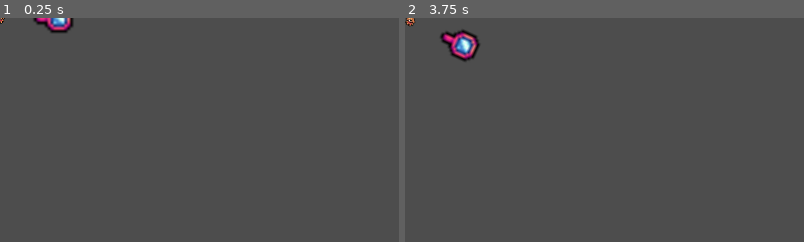
Above: before the commit, frames 1-2 (left to right).
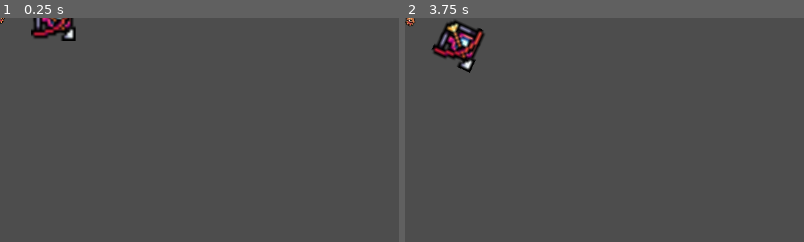
Above: after the commit, the same moments.

Repository: ramla/MultiDoggof
Game: Godot game, scene res://admiral.tscn
The game is run twice, just before and just after one commit, with the same random seed, the same clock (stepped at 60 frames per second) and the same inputs. This scene is started directly instead of the project's main scene.
Inputs (mouse positions are % of the whole screen's width and height, from its top left):
- Up to frame 1 (0.25 s): no input
- Up to frame 2 (3.75 s): tap Enter at 0.5, 2, 3.5 s; move the mouse to (72, 45) at 0.52 s; hold W (up) 0.53-1.28 s; hold R (recon_action) 0.53-1.28 s; click (72, 45) at 0.6 s; tap Space at 1.25, 2.75 s; move the mouse to (30, 55) at 1.27 s; hold S (down) 1.28-2.03 s; tap R (recon_action) at 1.35, 3.05 s; tap E (attack_action, bound only after the commit) at 1.55 s; move the mouse to (60, 28) at 2.02 s; hold E (attack_action, bound only after the commit) 2.03-2.78 s; hold W (up) 2.03-3.53 s; click (60, 28) at 2.3 s; move the mouse to (45, 70) at 2.77 s; click (45, 70) at 2.85 s; move the mouse to (80, 65) at 3.52 s; hold S (down) from 3.53 s (still down); hold Right mouse button (move_click) from 3.53 s (still down)
The pictures show only the part of the screen within x 0-50%, y 0-50%; the shares and areas given below are measured in that part.

The runs differ from the first frame. In frame 1, 0.7% of the frame differs, in the area x 7-20%, y 0-11%; in frame 2, 1.4%, in the area x 6-21%, y 0-25%.
Error before the commit: Invalid access to property or key 'admirals' on a base object of type 'null instance'. (res://admiral.gd:32)
Error after the commit: Invalid access to property or key 'admirals' on a base object of type 'null instance'. (res://admiral.gd:33)

Commit message:
basic attack & other changes

Diff:
--- a/admiral.gd
+++ b/admiral.gd
@@ -9,6 +9,7 @@
 const MAX_ACCEL = 100
 const MAX_DECEL = 50
 const MAX_RATE = PI/10
+var health = 3
 
 var speed = 10
 var speed_input = 0
@@ -30,9 +31,11 @@
 var fog_of_war_timers: Dictionary = {}
 
 @onready var admirals = get_parent().get_parent().admirals
-@onready var recon_area = $Recon/Area
+@onready var recon_area = $ReconMission/Area
 var view_distance: Area2D
 var recon: Area2D
+@onready var attack_area = $AttackMission/Area
+var attack: Area2D
 
 func _ready():
 	is_destroyed = false
@@ -40,6 +43,9 @@
 
 func _physics_process(delta):
 	do_moves(delta)
+	if is_player:
+		recon_action()
+		attack_action()
 
 func do_moves(delta):
 	if Input.is_action_pressed("move_click"):
@@ -52,8 +58,6 @@
 		velocity = target_position * speed
 		move_and_slide()
 		look_at(click_position)
-
-	recon_action()
 
 func recon_action():
 	if Input.is_action_pressed("recon_action"):
@@ -68,6 +72,17 @@
 		recon.visible = false
 		recon_area.disabled = true
 
+func attack_action():
+	if Input.is_action_pressed("attack_action"):
+		attack.visible = true
+		attack_area.disabled = true
+		attack.look_at(get_global_mouse_position())
+		if Input.is_action_just_pressed("action_click"):
+			attack_area.disabled = false
+	else:
+		attack.visible = false
+		attack_area.disabled = true
+
 func get_input():
 	speed_input = Input.get_axis("down", "up")
 	return speed_input
@@ -92,10 +107,14 @@
 	entity_playername = in_playername
 	set_multiplayer_authority(entity_id)
 	view_distance = $ViewDistance
-	recon = $Recon
+	recon = $ReconMission
+	attack = $AttackMission
+	recon.visible = false
+	attack.visible = false
 	if Overseer.debug["pace_up"]:
 		max_speed = max_speed * 2
 	recon.connect("body_entered", _on_recon_body_entered)
+	attack.connect("body_entered", _on_attack_body_entered)
 	view_distance.connect("body_entered", _on_view_distance_body_entered)
 	view_distance.connect("body_exited", _on_view_distance_body_exited)
 	print(view_distance)
@@ -106,6 +125,7 @@
 		self.collision_layer = 2
 		view_distance.collision_mask = 12
 		recon.collision_mask = 12
+		attack.collision_mask = 12
 	elif local_team == team:
 		blue = true
 		is_ally = true
@@ -113,6 +133,7 @@
 		self.collision_layer = 4
 		view_distance.collision_mask = 8
 		recon.collision_mask = 8
+		attack.collision_mask = 8
 	else:
 		blue = false
 		is_enemy = true
@@ -120,6 +141,7 @@
 		self.collision_layer = 8
 		view_distance.collision_mask = 16
 		recon.collision_mask = 16
+		attack.collision_mask = 16
 	set_visual(blue)
 	if team == -1:
 		spawn = game_settings["admiral"]["spawn_east"] + Vector2(0,randf_range(-100,100))
@@ -186,3 +208,24 @@
 		fog_of_war_timers[spotted_entity_id].start()
 		print(spotted_entity_id, " fog of war timer started on ", entity_id, " @local_id ", local_id)
 	else: print("should this really happen? (recon)")
+
+func _on_attack_body_entered(body):
+	var spotted_entity_id = body.entity_id
+	print(spotted_entity_id, "'s attacker spotted ", entity_id)
+	if entity_id != spotted_entity_id:
+		take_damage.rpc_id(spotted_entity_id, spotted_entity_id)
+	else: print("should this really happen? (attack)")
+
+@rpc("call_local")
+func take_damage(in_id):
+	health -= 1
+	if health <= 0:
+		is_destroyed = true
+		destroyed.emit()
+		print("!!!!! ", in_id, " has been destroyed!")
+		#TODO:next up cooldown timers,
+			#spotting while attacking,
+			#delay on recon/attack effect
+			#finish destroyed effect
+			#
+			#get to the ghosts
--- a/admiral.tscn
+++ b/admiral.tscn
@@ -1,9 +1,10 @@
-[gd_scene load_steps=7 format=3 uid="uid://c3ym1pshojv58"]
+[gd_scene load_steps=8 format=3 uid="uid://c3ym1pshojv58"]
 
 [ext_resource type="Script" path="res://admiral.gd" id="1_p1akf"]
 [ext_resource type="Texture2D" uid="uid://bo6r0w1yv88wu" path="res://Assets/HEROS8bit_Dog Idle D.png" id="2_ip6h3"]
 [ext_resource type="PackedScene" uid="uid://brpv0wwkkq08a" path="res://view_distance.tscn" id="3_pav7m"]
-[ext_resource type="PackedScene" uid="uid://dujquj8r863hi" path="res://recon.tscn" id="4_rlpmn"]
+[ext_resource type="PackedScene" uid="uid://dujquj8r863hi" path="res://recon_mission.tscn" id="4_tq24g"]
+[ext_resource type="PackedScene" uid="uid://dpcinvvi3iuq2" path="res://attack_mission.tscn" id="5_rdfb7"]
 
 [sub_resource type="CircleShape2D" id="CircleShape2D_q7fj7"]
 radius = 6.0
@@ -15,9 +16,12 @@
 properties/1/path = NodePath(".:rotation")
 properties/1/spawn = true
 properties/1/replication_mode = 1
-properties/2/path = NodePath("Recon:disable_mode")
+properties/2/path = NodePath("ReconMission:disable_mode")
 properties/2/spawn = true
 properties/2/replication_mode = 1
+properties/3/path = NodePath("AttackMission:disable_mode")
+properties/3/spawn = true
+properties/3/replication_mode = 1
 
 [node name="Admiral" type="CharacterBody2D" groups=["Player"]]
 collision_layer = 0
@@ -33,7 +37,9 @@
 
 [node name="ViewDistance" parent="." instance=ExtResource("3_pav7m")]
 
-[node name="Recon" parent="." instance=ExtResource("4_rlpmn")]
+[node name="ReconMission" parent="." instance=ExtResource("4_tq24g")]
+
+[node name="AttackMission" parent="." instance=ExtResource("5_rdfb7")]
 
 [node name="MultiplayerSynchronizer" type="MultiplayerSynchronizer" parent="."]
 replication_config = SubResource("SceneReplicationConfig_aiu2a")
--- /dev/null
+++ b/attack_mission.gd
@@ -0,0 +1,2 @@
+extends Area2D
+class_name Hurtbox
--- /dev/null
+++ b/attack_mission.tscn
@@ -0,0 +1,21 @@
+[gd_scene load_steps=3 format=3 uid="uid://dpcinvvi3iuq2"]
+
+[ext_resource type="Script" path="res://attack_mission.gd" id="1_6r3ls"]
+[ext_resource type="Texture2D" uid="uid://dacstcger6tsq" path="res://Assets/item8BIT_bow.png" id="2_ocqwc"]
+
+[node name="AttackMission" type="Area2D"]
+collision_layer = 0
+collision_mask = 0
+script = ExtResource("1_6r3ls")
+
+[node name="Sprite2D" type="Sprite2D" parent="."]
+position = Vector2(77, 1)
+rotation = 1.5708
+scale = Vector2(4, 4)
+texture = ExtResource("2_ocqwc")
+
+[node name="Area" type="CollisionPolygon2D" parent="."]
+position = Vector2(-1, -1)
+scale = Vector2(1.5, 1.5)
+polygon = PackedVector2Array(1, 1, 19, 40, 100, 51, 120, 21, 120, -19, 100, -50, 19, -40)
+disabled = true
--- a/project.godot
+++ b/project.godot
@@ -50,7 +50,7 @@
 "events": [Object(InputEventKey,"resource_local_to_scene":false,"resource_name":"","device":-1,"window_id":0,"alt_pressed":false,"shift_pressed":false,"ctrl_pressed":false,"meta_pressed":false,"pressed":false,"keycode":0,"physical_keycode":82,"key_label":0,"unicode":114,"echo":false,"script":null)
 ]
 }
-attack={
+attack_action={
 "deadzone": 0.5,
 "events": [Object(InputEventKey,"resource_local_to_scene":false,"resource_name":"","device":-1,"window_id":0,"alt_pressed":false,"shift_pressed":false,"ctrl_pressed":false,"meta_pressed":false,"pressed":false,"keycode":0,"physical_keycode":69,"key_label":0,"unicode":101,"echo":false,"script":null)
 ]
--- /dev/null
+++ b/recon_mission.gd
@@ -0,0 +1,2 @@
+extends Area2D
+class_name Spotbox
--- /dev/null
+++ b/recon_mission.tscn
@@ -0,0 +1,24 @@
+[gd_scene load_steps=3 format=3 uid="uid://dujquj8r863hi"]
+
+[ext_resource type="Script" path="res://recon_mission.gd" id="1_d7dpn"]
+[ext_resource type="Texture2D" uid="uid://deufv1an2r7g4" path="res://Assets/item8BIT_mirror.png" id="2_fs6xi"]
+
+[node name="ReconMission" type="Area2D"]
+collision_layer = 0
+collision_mask = 0
+script = ExtResource("1_d7dpn")
+
+[node name="Sprite2D" type="Sprite2D" parent="."]
+position = Vector2(77, 1)
+rotation = 1.5708
+scale = Vector2(4, 4)
+texture = ExtResource("2_fs6xi")
+
+[node name="Area" type="CollisionPolygon2D" parent="."]
+position = Vector2(-1, -1)
+scale = Vector2(1.5, 1.5)
+polygon = PackedVector2Array(1, 1, 19, 40, 100, 51, 120, 21, 120, -19, 100, -50, 19, -40)
+disabled = true
+
+[node name="Timer" type="Timer" parent="."]
+wait_time = 1.015
